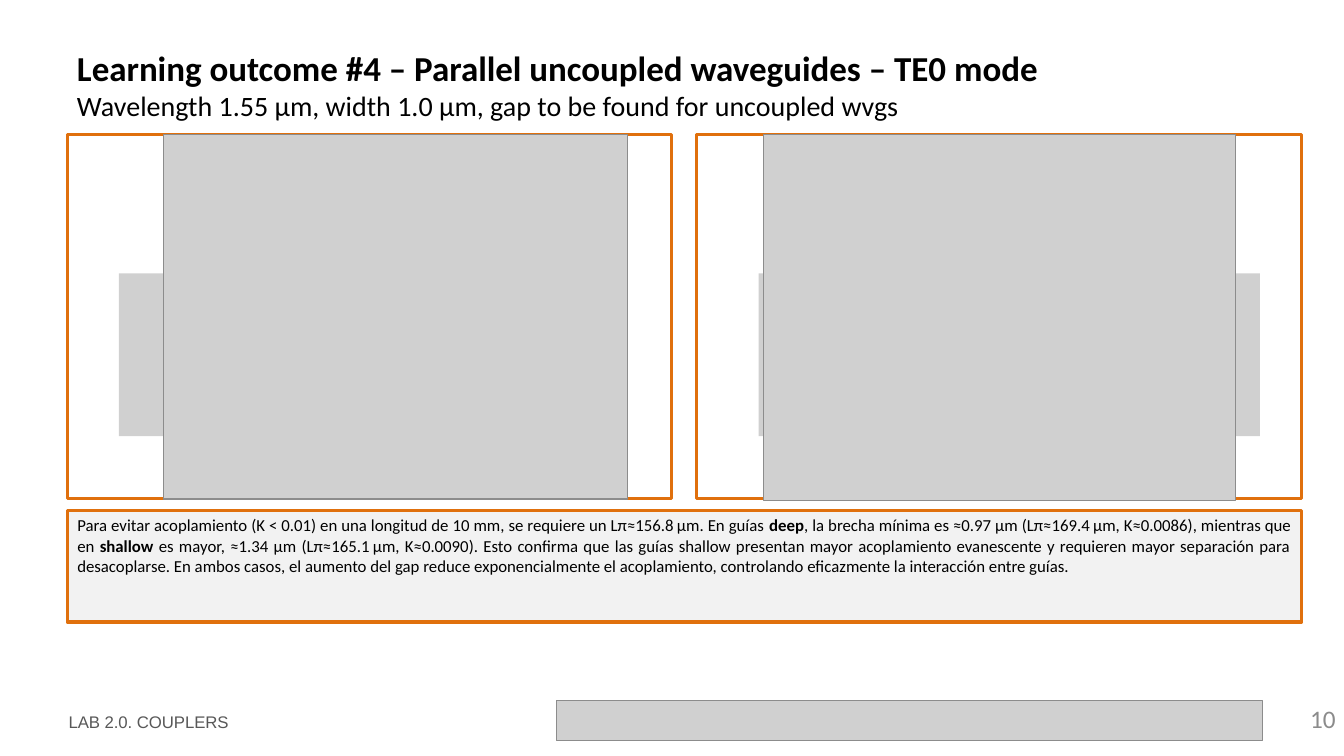
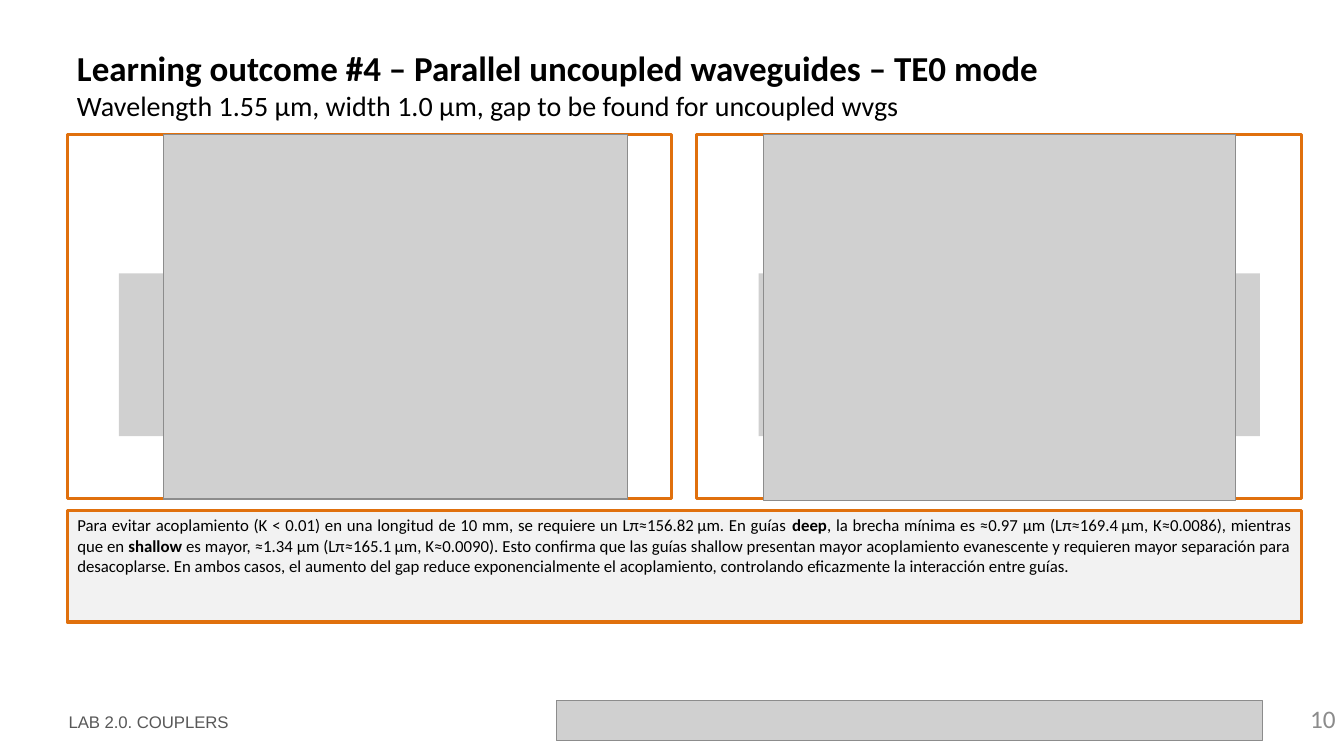
Before and after one commit to EvaristoNicolas/cifoin-lab2, a slide deck: slide 10 of LabBook_20_EvaristoNicolas.pptx. Drawn at 1344x756 pixels with LibreOffice and Linux fonts; fonts in the diff are those of the drawing; grey boxes stand for pictures; background and template pictures are left out. Boxes give left, top, right and bottom in pixels: in the first picture for what was removed or moved away, otherwise in the second. Text is boxed around its words. In the diff, an @@ line names an element or a change of style, - is before the commit and + after.

```diff
--- a/LabBook_20_EvaristoNicolas.pptx
+++ b/LabBook_20_EvaristoNicolas.pptx
@@ text in rectangle at [77,519,1291,575]: text changed @@
-Para evitar acoplamiento (K < 0.01) en una longitud de 10 mm, se requiere un Lπ≈156.8 μm. En guías deep, la brecha mínima es ≈0.97 µm (Lπ≈169.4 μm, K≈0.0086), mientras que en shallow es mayor, ≈1.34 µm (Lπ≈165.1 μm, K≈0.0090). Esto confirma que las guías shallow presentan mayor acoplamiento evanescente y requieren mayor separación para desacoplarse. En ambos casos, el aumento del gap reduce exponencialmente el acoplamiento, controlando eficazmente la interacción entre guías.
+Para evitar acoplamiento (K < 0.01) en una longitud de 10 mm, se requiere un Lπ≈156.82 μm. En guías deep, la brecha mínima es ≈0.97 µm (Lπ≈169.4 μm, K≈0.0086), mientras que en shallow es mayor, ≈1.34 µm (Lπ≈165.1 μm, K≈0.0090). Esto confirma que las guías shallow presentan mayor acoplamiento evanescente y requieren mayor separación para desacoplarse. En ambos casos, el aumento del gap reduce exponencialmente el acoplamiento, controlando eficazmente la interacción entre guías.
```
Also in this commit, not shown: 6 other slides changed, 1 other file.
